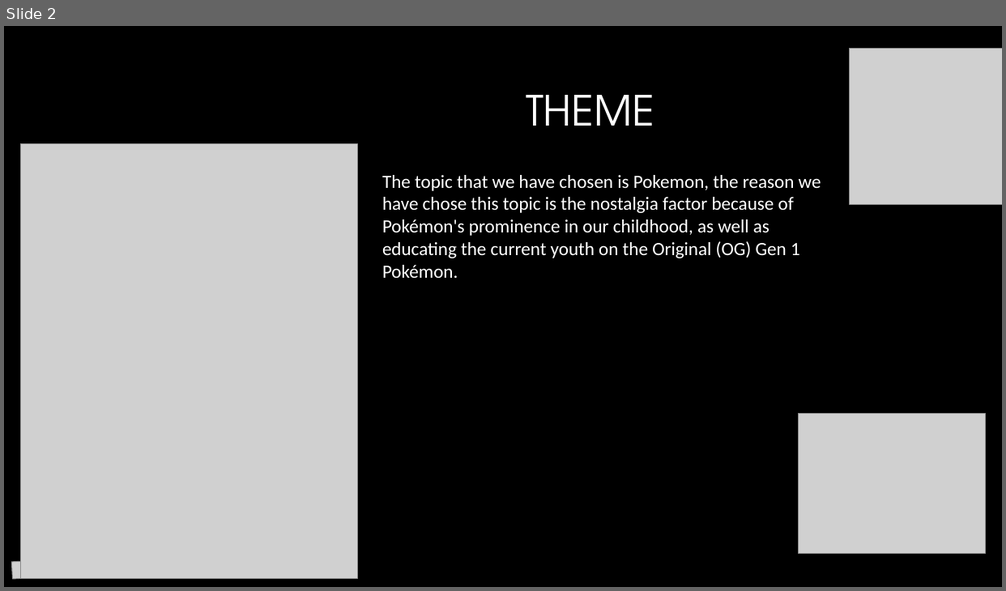
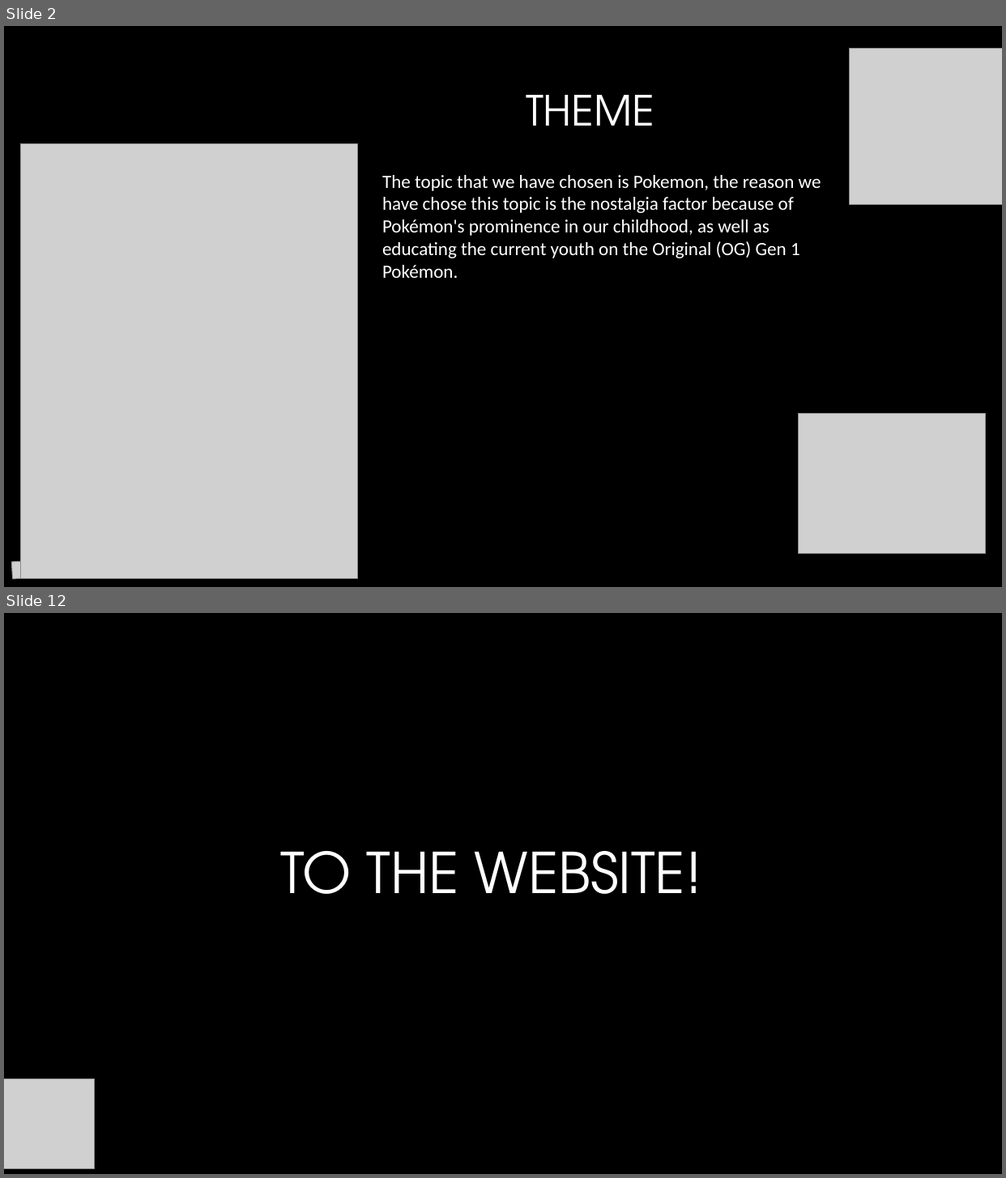
Before and after one commit to Dbuescher8/Pokemon-Project2, a slide deck: Presentation 2.pptx. Shown one above the other, each under a label of ours: slide 2 before the commit, slides 2 and 12 after it; the slides between them are not shown. The pictures are 1006x591 and 1006x1178 pixels, drawn with LibreOffice and Linux fonts; fonts in the diff are those of the drawing; grey boxes stand for pictures; background and template pictures are left out. Boxes give left, top, right and bottom in pixels: in the first picture for what was removed or moved away, otherwise in the second. Text is boxed around its words. In the diff, an @@ line names an element or a change of style, - is before the commit and + after.

```diff
--- a/Presentation 2.pptx
+++ b/Presentation 2.pptx
@@ slide 12 added at bbox=[4, 613, 1002, 1174], background #000000 @@
@@ title added at bbox=[280, 851, 702, 894], 54 pt, text #FFFFFF @@
+TO THE WEBSITE!
@@ picture added at bbox=[4, 1080, 95, 1170] @@
```
Also in this commit, not shown: 3 slides changed, 6 other slides added, 2 slides removed.
